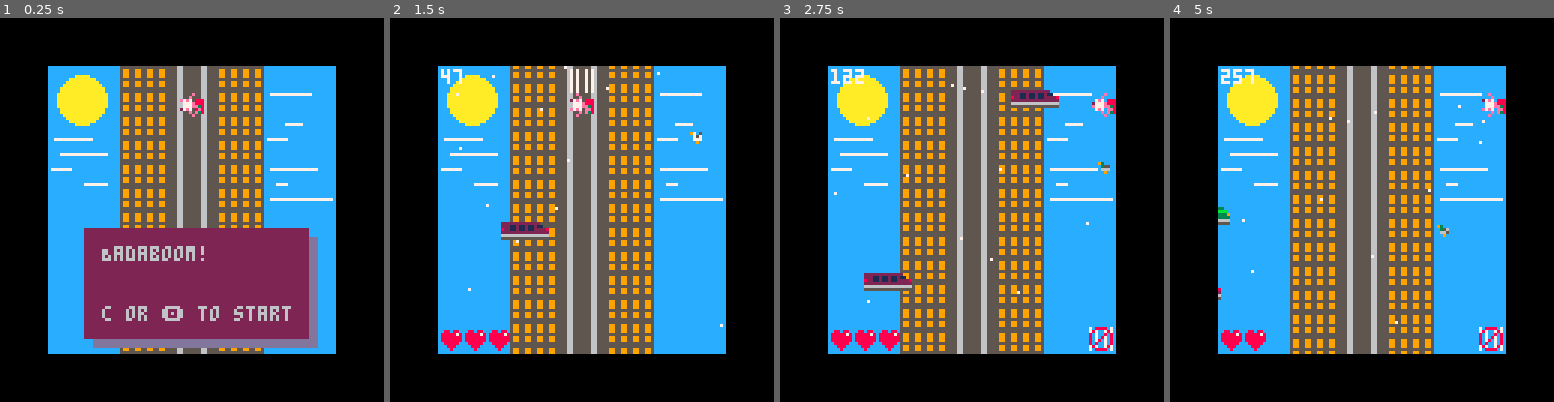
Above: before the commit, frames 1-4 (left to right).
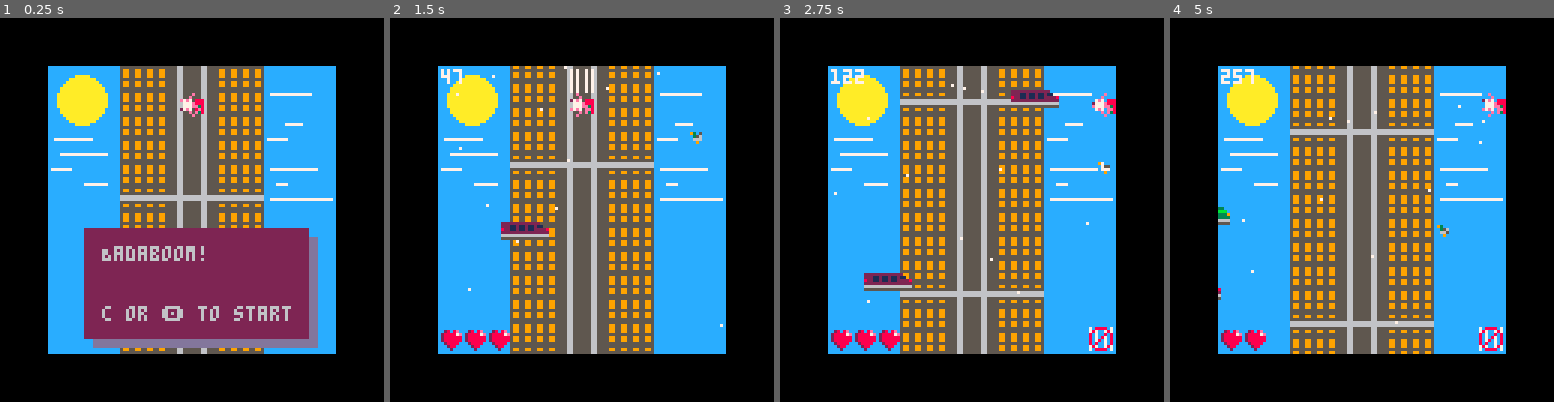
Above: after the commit, the same moments.

Repository: dotmobo/badaboom
Game: PICO-8 cartridge badaboom.p8
Same seed, same stepped clock (60 frames per second), same inputs: the game is played once before the commit and once after it.
Inputs:
- Up to frame 1 (0.25 s): no input
- Up to frame 2 (1.5 s): tap X (X key) at 0.33, 1.07 s; tap O (Z key) at 0.7 s
- Up to frame 3 (2.75 s): hold Right 1.6-2.1 s; tap O (Z key) at 1.7, 2.1, 2.5 s; tap X (X key) at 1.85 s; hold Right from 2.47 s (still down)
- Up to frame 4 (5 s): tap O (Z key) every 0.4 s from 2.9 to 4.9 s; tap X (X key) at 2.97, 4.08 s; release Right at 3.03 s; hold Left 3.08-3.58 s; hold Right 4.02-4.68 s

The runs differ from the first frame. In frame 1, 0.7% of the frame differs, in the area x 31-69%, y 45-49%; in frame 2, 1.0%; in frame 3, 1.4%; in frame 4, 1.6%, in the area x 13-69%, y 28-87%.

Commit message:
add sfx boost, fix map sprite, add red bird

Diff:
--- a/badaboom.p8
+++ b/badaboom.p8
@@ -165,6 +165,7 @@
 		p.f=false
 	end
 	if btn(❎) and p.boost_timer==0 and p.boost_run==0 then
+		sfx(3)
 		p.boost_run=c_p_boost_run
 		p.boost_timer=c_p_boost_timer
 	end
@@ -284,7 +285,7 @@
 	-- spawn birds
 	if #birds==0 then
 		for i=0,rnd(8) do
-			local b={x=c_max_screen+rnd(64),y=64+rnd(80),s=rnd({25,41}),a=0}
+			local b={x=c_max_screen+rnd(64),y=64+rnd(80),s=rnd({25,41,57}),a=0}
 				add(birds,b)
 		end
 	end
@@ -307,6 +308,10 @@
 		end
 		if b.s==45 then
 			b.s=41
+			b.a=0
+		end
+		if b.s==61 then
+			b.s=57
 			b.a=0
 		end
 	end
@@ -455,14 +460,14 @@
 00000000555555555556655555566555555555556666666666666666000000000000000000000000000000000000000000000000000000000000000000000000
 00000000599559955556655555566555599559955555555555555555000000000000000000000000000000000000000000000000000000000000000000000000
 00000000555555555556655555566555555555550000000000000000000000000000000000000000000000000000000000000000000000000000000000000000
-00000000555555555556655555566555555555550000000000000000000000000000000000000000000000000000000000000000708888077070070700000000
-00000000599559955556655555566555599559953333333333333300000000000000000000000000000000000000000000000000787007877070070708808800
-0000000059955995555665555556655559955995333b3b3b3bbbbbb0000000000000000000000000000000000000000000000000807008087070070788888780
-0000000059955995555665555556655559955995833b3b3b33333339000000000000000000000000000000000000000000000000807087087070070788888880
-00000000555555555556655555566555555555553333333333333333000000000000000000000000000000000000000000000000807807087070070788888880
-00000000599559955556655555566555599559956666666666666666000000000000000000000000000000000000000000000000808007087070070708888800
-00000000599559955556655555566555599559955555555555555555000000000000000000000000000000000000000000000000787007877070070700888000
-00000000555555555556655555566555555555550000000000000000000000000000000000000000000000000000000000000000708888077070070700080000
+000000005555555555566555555665555555555500000000000000000000000000000000e8000000e8000000e8000000e8050000708888077070070700000000
+00000000599559955556655555566555599559953333333333333300000000000000000008580000085800000855000008580000787007877070070702808e00
+0000000059955995555665555556655559955995333b3b3b3bbbbbb00000000000000000085800000885000008880000088800008070080870700707288887e0
+0000000059955995555665555556655559955995833b3b3b33333339000000000000000000e0000000e0000000e0000000e00000807087087070070728888880
+00000000555555555556655555566555555555553333333333333333000000000000000000000000000000000000000000000000807807087070070728888880
+00000000599559955556655555566555599559956666666666666666000000000000000000000000000000000000000000000000808007087070070702888800
+00000000599559955556655555566555599559955555555555555555000000000000000000000000000000000000000000000000787007877070070700288000
+00000000555555555556655555566555555555550000000000000000000000000000000000000000000000000000000000000000708888077070070700020000
 00000000000000000000000000000000000000000000000000000000000000000000000000000000000000000000000000000000000000000000000000000000
 00000000000000000000000000000000000000000000000000000000000000000000000000000000000000000000000000000000000000000000000000000000
 00000000000000000000000000000000000000000000000000000000000000000000000000000000000000000000000000000000000000000000000000000000
@@ -548,7 +553,7 @@
 2020202020010102030401202020202020202020202020202020202020202020202020202020202020202020202020202020202020202020202020202020200000000000000000000000000000000000000000000000000000000000000000000000000000000000000000000000000000000000000000000000000000000000
 2020202020010102030401202020202020202020202020202020202020202020202020202020202020202020202020202020202020202020202020202020200000000000000000000000000000000000000000000000000000000000000000000000000000000000000000000000000000000000000000000000000000000000
 2020202020010102030401202020202020202020202020202020202020202020202020202020202020202020202020202020202020202020202020202020200000000000000000000000000000000000000000000000000000000000000000000000000000000000000000000000000000000000000000000000000000000000
-2020202020010102030401202020202020202020202020202020202020202020202020202020202020202020202020202020202020202020202020202020200000000000000000000000000000000000000000000000000000000000000000000000000000000000000000000000000000000000000000000000000000000000
+2020202020212122222121202020202020202020202020202020202020202020202020202020202020202020202020202020202020202020202020202020200000000000000000000000000000000000000000000000000000000000000000000000000000000000000000000000000000000000000000000000000000000000
 2020202020010102030401202020202020202020202020202020202020202020202020202020202020202020202020202020202020202020202020202020200000000000000000000000000000000000000000000000000000000000000000000000000000000000000000000000000000000000000000000000000000000000
 2020202020010102030401202020202020202020202020202020202020202020202020202020202020202020202020202020202020202020202020202020200000000000000000000000000000000000000000000000000000000000000000000000000000000000000000000000000000000000000000000000000000000000
 2020202020010102030401202020202020202020202020202020202020202020202020202020202020202020202020202020202020202020202020202020200000000000000000000000000000000000000000000000000000000000000000000000000000000000000000000000000000000000000000000000000000000000
@@ -556,31 +561,31 @@
 2020202020010103030401202020202020202020202020202020202020202020202020202020202020202020202020202020202020202020202020202020200000000000000000000000000000000000000000000000000000000000000000000000000000000000000000000000000000000000000000000000000000000000
 2020202020010103030401202020202020202020202020202020202020202020202020202020202020202020202020202020202020202020202020202020200000000000000000000000000000000000000000000000000000000000000000000000000000000000000000000000000000000000000000000000000000000000
 2020202020010103030401202020202020202020202020202020202020202020202020202020202020202020202020202020202020202020202020202020200000000000000000000000000000000000000000000000000000000000000000000000000000000000000000000000000000000000000000000000000000000000
-2020202020010103030401202020202020202020202020202020202020202020202020202020202020202020202020202020202020202020202020202020200000000000000000000000000000000000000000000000000000000000000000000000000000000000000000000000000000000000000000000000000000000000
-2020202020202020202020202020202020202020202020202020202020202020202020202020202020202020202020202020202020202020202020202020200000000000000000000000000000000000000000000000000000000000000000000000000000000000000000000000000000000000000000000000000000000000
-2020202020202020202020202020202020202020202020202020202020202020202020202020202020202020202020202020202020202020202020202020200000000000000000000000000000000000000000000000000000000000000000000000000000000000000000000000000000000000000000000000000000000000
-2020202020202020202020202020202020202020202020202020202020202020202020202020202020202020202020202020202020202020202020202020200000000000000000000000000000000000000000000000000000000000000000000000000000000000000000000000000000000000000000000000000000000000
-2020202020202020202020202020202020202020202020202020202020202020202020202020202020202020202020202020202020202020202020202020200000000000000000000000000000000000000000000000000000000000000000000000000000000000000000000000000000000000000000000000000000000000
-2020202020202020202020202020202020202020202020202020202020202020202020202020202020202020202020202020202020202020202020202020200000000000000000000000000000000000000000000000000000000000000000000000000000000000000000000000000000000000000000000000000000000000
-2020202020202020202020202020202020202020202020202020202020202020202020202020202020202020202020202020202020202020202020202020200000000000000000000000000000000000000000000000000000000000000000000000000000000000000000000000000000000000000000000000000000000000
-2020202020202020202020202020202020202020202020202020202020202020202020202020202020202020202020202020202020202020202020202020200000000000000000000000000000000000000000000000000000000000000000000000000000000000000000000000000000000000000000000000000000000000
-2020202020202020202020202020202020202020202020202020202020202020202020202020202020202020202020202020202020202020202020202020200000000000000000000000000000000000000000000000000000000000000000000000000000000000000000000000000000000000000000000000000000000000
-2020202020202020202020202020202020202020202020202020202020202020202020202020202020202020202020202020202020202020202020202020200000000000000000000000000000000000000000000000000000000000000000000000000000000000000000000000000000000000000000000000000000000000
-2020202020202020202020202020202020202020202020202020202020202020202020202020202020202020202020202020202020202020202020202020200000000000000000000000000000000000000000000000000000000000000000000000000000000000000000000000000000000000000000000000000000000000
-2020202020202020202020202020202020202020202020202020202020202020202020202020202020202020202020202020202020202020202020202020200000000000000000000000000000000000000000000000000000000000000000000000000000000000000000000000000000000000000000000000000000000000
-2020202020202020202020202020202020202020202020202020202020202020202020202020202020202020202020202020202020202020202020202020200000000000000000000000000000000000000000000000000000000000000000000000000000000000000000000000000000000000000000000000000000000000
-2020202020202020202020202020202020202020202020202020202020202020202020202020202020202020202020202020202020202020202020202020200000000000000000000000000000000000000000000000000000000000000000000000000000000000000000000000000000000000000000000000000000000000
-2020202020202020202020202020202020202020202020202020202020202020202020202020202020202020202020202020202020202020202020202020200000000000000000000000000000000000000000000000000000000000000000000000000000000000000000000000000000000000000000000000000000000000
-2020202020202020202020202020202020202020202020202020202020202020202020202020202020202020202020202020202020202020202020202020200000000000000000000000000000000000000000000000000000000000000000000000000000000000000000000000000000000000000000000000000000000000
-2020202020202020202020202020202020202020202020202020202020202020202020202020202020202020202020202020202020202020202020202020200000000000000000000000000000000000000000000000000000000000000000000000000000000000000000000000000000000000000000000000000000000000
-…(11 lines of a section not shown)…
+2020202020212122222121202020202020202020202020202020202020202020202020202020202020202020202020202020202020202020202020202020200000000000000000000000000000000000000000000000000000000000000000000000000000000000000000000000000000000000000000000000000000000000
+2020202020202020202020202020202020202020202020202020202020202020202020202020202020202020202020202020202020202020202020202020200000000000000000000000000000000000000000000000000000000000000000000000000000000000000000000000000000000000000000000000000000000000
+2020202020202020202020202020202020202020202020202020202020202020202020202020202020202020202020202020202020202020202020202020200000000000000000000000000000000000000000000000000000000000000000000000000000000000000000000000000000000000000000000000000000000000
+2020202020202020202020202020202020202020202020202020202020202020202020202020202020202020202020202020202020202020202020202020200000000000000000000000000000000000000000000000000000000000000000000000000000000000000000000000000000000000000000000000000000000000
+2020202020202020202020202020202020202020202020202020202020202020202020202020202020202020202020202020202020202020202020202020200000000000000000000000000000000000000000000000000000000000000000000000000000000000000000000000000000000000000000000000000000000000
+2020202020202020202020202020202020202020202020202020202020202020202020202020202020202020202020202020202020202020202020202020200000000000000000000000000000000000000000000000000000000000000000000000000000000000000000000000000000000000000000000000000000000000
+2020202020202020202020202020202020202020202020202020202020202020202020202020202020202020202020202020202020202020202020202020200000000000000000000000000000000000000000000000000000000000000000000000000000000000000000000000000000000000000000000000000000000000
+2020202020202020202020202020202020202020202020202020202020202020202020202020202020202020202020202020202020202020202020202020200000000000000000000000000000000000000000000000000000000000000000000000000000000000000000000000000000000000000000000000000000000000
+2020202020202020202020202020202020202020202020202020202020202020202020202020202020202020202020202020202020202020202020202020200000000000000000000000000000000000000000000000000000000000000000000000000000000000000000000000000000000000000000000000000000000000
+2020202020202020202020202020202020202020202020202020202020202020202020202020202020202020202020202020202020202020202020202020200000000000000000000000000000000000000000000000000000000000000000000000000000000000000000000000000000000000000000000000000000000000
+2020202020202020202020202020202020202020202020202020202020202020202020202020202020202020202020202020202020202020202020202020200000000000000000000000000000000000000000000000000000000000000000000000000000000000000000000000000000000000000000000000000000000000
+2020202020202020202020202020202020202020202020202020202020202020202020202020202020202020202020202020202020202020202020202020200000000000000000000000000000000000000000000000000000000000000000000000000000000000000000000000000000000000000000000000000000000000
+2020202020202020202020202020202020202020202020202020202020202020202020202020202020202020202020202020202020202020202020202020200000000000000000000000000000000000000000000000000000000000000000000000000000000000000000000000000000000000000000000000000000000000
+2020202020202020202020202020202020202020202020202020202020202020202020202020202020202020202020202020202020202020202020202020200000000000000000000000000000000000000000000000000000000000000000000000000000000000000000000000000000000000000000000000000000000000
+2020202020202020202020202020202020202020202020202020202020202020202020202020202020202020202020202020202020202020202020202020200000000000000000000000000000000000000000000000000000000000000000000000000000000000000000000000000000000000000000000000000000000000
+2020202020202020202020202020202020202020202020202020202020202020202020202020202020202020202020202020202020202020202020202020200000000000000000000000000000000000000000000000000000000000000000000000000000000000000000000000000000000000000000000000000000000000
+2020202020202020202020202020202020202020202020202020202020202020202020202020202020202020202020202020202020202020202020202020200000000000000000000000000000000000000000000000000000000000000000000000000000000000000000000000000000000000000000000000000000000000
+…(11 lines of a section not shown)…
Not shown, changed: the sound effects (__sfx__) section of badaboom.p8
